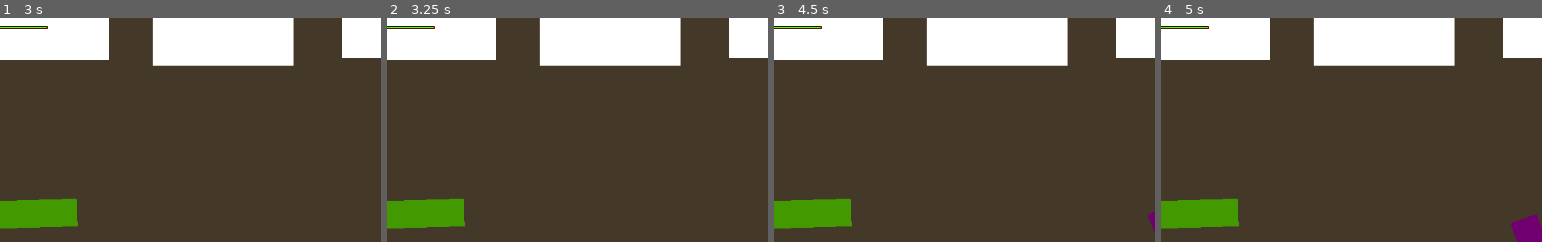
Above: before the commit, frames 1-4 (left to right).
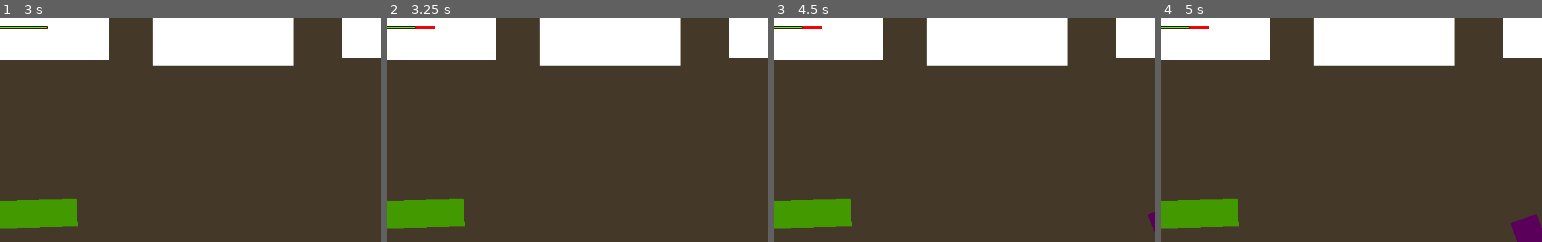
Above: after the commit, the same moments.

Repository: bwang-sketch/12-DT
Game: Godot game, scene res://scenes/node_2d.tscn
Same seed, same stepped clock (60 frames per second), same inputs: the game is played once before the commit and once after it.
Inputs (mouse positions are % of the whole screen's width and height, from its top left):
- Up to frame 1 (3 s): tap Enter (ui_accept) at 0.5, 0.77, 1.52 s; move the mouse to (75, 45) at 0.52 s; hold Right (ui_right) 0.53-1.28 s; move the mouse to (31, 55) at 1.27 s; hold Down (ui_down) 1.28-2.03 s; move the mouse to (62, 28) at 2.02 s; hold Right (ui_right) 2.03-2.78 s; move the mouse to (47, 70) at 2.77 s; hold Up (ui_up) from 2.78 s (still down)
- Up to frame 2 (3.25 s): keep holding Up (ui_up); tap Enter (ui_accept) at 3.02 s
- Up to frame 3 (4.5 s): move the mouse to (83, 65) at 3.52 s; release Up (ui_up) at 3.53 s; hold Left (ui_left) from 3.53 s (still down); tap Enter (ui_accept) at 3.77 s; move the mouse to (20, 35) at 4.27 s
- Up to frame 4 (5 s): keep holding Left (ui_left); tap Enter (ui_accept) at 4.52 s
The pictures show only the part of the screen within x 21-71%, y 3-53%; the shares and areas given below are measured in that part.

Frame 1 is identical in both runs. In frame 2, less than 0.1% of the frame differs, in the area x 7-13%, y 3-5%; in frame 3, less than 0.1%; in frame 4, less than 0.1%.

Commit message:
enemy projectile (progress)

Diff:
--- a/12dt-game/scenes/enemy.tscn
+++ b/12dt-game/scenes/enemy.tscn
@@ -25,3 +25,5 @@
 
 [node name="CollisionShape2D" type="CollisionShape2D" parent="Area2D" unique_id=1076683814]
 shape = SubResource("CircleShape2D_7k104")
+
+[connection signal="body_entered" from="Area2D" to="." method="_damage_player"]
--- /dev/null
+++ b/12dt-game/scenes/enemy_projectile.tscn
@@ -0,0 +1,19 @@
+[gd_scene format=3 uid="uid://p68wnda03fnm"]
+
+[ext_resource type="Script" uid="uid://4nlt5ep3xadj" path="res://scripts/enemy_projectile.gd" id="1_lofwd"]
+
+[sub_resource type="RectangleShape2D" id="RectangleShape2D_66jwx"]
+size = Vector2(40, 6)
+
+[node name="Area2D" type="Area2D" unique_id=1811320204]
+script = ExtResource("1_lofwd")
+
+[node name="CollisionShape2D" type="CollisionShape2D" parent="." unique_id=1981226014]
+shape = SubResource("RectangleShape2D_66jwx")
+
+[node name="ColorRect" type="ColorRect" parent="." unique_id=960519256]
+offset_left = -20.0
+offset_top = -3.0
+offset_right = 20.0
+offset_bottom = 3.0
+color = Color(1, 0.74316293, 0.9305872, 1)
--- a/12dt-game/scenes/projectile_enemy.tscn
+++ b/12dt-game/scenes/projectile_enemy.tscn
@@ -1,6 +1,7 @@
 [gd_scene format=3 uid="uid://l20f8xmghrc7"]
 
 [ext_resource type="Script" uid="uid://c7x6d4818m6ab" path="res://scripts/projectile_enemy.gd" id="1_yrpu3"]
+[ext_resource type="PackedScene" uid="uid://p68wnda03fnm" path="res://scenes/enemy_projectile.tscn" id="2_ffp01"]
 
 [sub_resource type="CircleShape2D" id="CircleShape2D_426hy"]
 radius = 20.09975
@@ -8,15 +9,23 @@
 [sub_resource type="CircleShape2D" id="CircleShape2D_wkbwq"]
 radius = 21.095022
 
-[node name="CharacterBody2D" type="CharacterBody2D" unique_id=582937652 groups=["projectile_enemies"]]
+[node name="CharacterBody2D" type="CharacterBody2D" unique_id=582937652 node_paths=PackedStringArray("enemy_projectile_spawn", "pivot", "timer") groups=["projectile_enemies"]]
 script = ExtResource("1_yrpu3")
+enemy_projectile_scene = ExtResource("2_ffp01")
+enemy_projectile_spawn = NodePath("Node2D/Marker2D")
+pivot = NodePath("Node2D")
+timer = NodePath("Timer")
 
-[node name="ColorRect" type="ColorRect" parent="." unique_id=655734882]
+[node name="Node2D" type="Node2D" parent="." unique_id=1051063046]
+
+[node name="ColorRect" type="ColorRect" parent="Node2D" unique_id=117833778]
 offset_left = -20.0
 offset_top = -20.0
 offset_right = 20.0
 offset_bottom = 20.0
-color = Color(0.4377777, 0.00013264835, 0.43777445, 1)
+color = Color(0.35225967, 8.413255e-05, 0.35225695, 1)
+
+[node name="Marker2D" type="Marker2D" parent="Node2D" unique_id=947371911]
 
 [node name="CollisionShape2D" type="CollisionShape2D" parent="." unique_id=389285075]
 shape = SubResource("CircleShape2D_426hy")
@@ -25,3 +34,9 @@
 
 [node name="CollisionShape2D" type="CollisionShape2D" parent="Area2D" unique_id=1100166565]
 shape = SubResource("CircleShape2D_wkbwq")
+
+[node name="Timer" type="Timer" parent="." unique_id=1224792709]
+autostart = true
+
+[connection signal="body_entered" from="Area2D" to="." method="_damage_player"]
+[connection signal="timeout" from="Timer" to="." method="_projectile_atk_cooldown"]
--- a/12dt-game/scripts/enemy.gd
+++ b/12dt-game/scripts/enemy.gd
@@ -22,3 +22,7 @@
 		health -= 1
 	else:
 		queue_free()
+
+func _damage_player(body: Node2D) -> void:
+	if body == player:
+		player.take_damage()
--- /dev/null
+++ b/12dt-game/scripts/enemy_projectile.gd
@@ -0,0 +1,16 @@
+extends Area2D
+var speed: float = 700.0
+
+# Called when the node enters the scene tree for the first time.
+func _ready() -> void:
+	pass # Replace with function body.
+
+
+# Called every frame. 'delta' is the elapsed time since the previous frame.
+func _process(delta: float) -> void:
+	move_local_x(speed * delta)
+
+func _on_body_entered(body: Node2D) -> void:
+	if body.is_in_group("player"):
+		body.take_damage()
+		queue_free()
--- a/12dt-game/scripts/player.gd
+++ b/12dt-game/scripts/player.gd
@@ -42,3 +42,10 @@
 
 func _melee_atk_cooldown() -> void:
 	can_attack = true
+
+func take_damage() -> void:
+	if health > 0:
+		health -= 1
+		health_ui.value = health
+	else:
+		get_tree().call_deferred("reload_current_scene")
--- a/12dt-game/scripts/projectile_enemy.gd
+++ b/12dt-game/scripts/projectile_enemy.gd
@@ -3,6 +3,12 @@
 const SPEED: float = 75.0
 var player: CharacterBody2D
 var health: int = 2
+var can_attack: bool = true
+
+@export var enemy_projectile_scene: PackedScene
+@export var enemy_projectile_spawn: Marker2D
+@export var pivot: Node2D
+@export var timer: Timer
 
 # Called when the node enters the scene tree for the first time.
 func _ready() -> void:
@@ -22,3 +28,19 @@
 		health -= 1
 	else:
 		queue_free()
+
+func _damage_player(body: Node2D) -> void:
+	if body == player:
+		player.take_damage()
+
+func _projectile_attack() -> void:
+	var enemy_projectile = enemy_projectile_scene.instantiate()
+	enemy_projectile.rotation = pivot.rotation
+	enemy_projectile.global_position = enemy_projectile.global_position
+	add_sibling(enemy_projectile)
+	can_attack = false
+	timer.start()
+
+
+func _projectile_atk_cooldown() -> void:
+	can_attack = true
Not shown, added: 12dt-game/scripts/enemy_projectile.gd.uid
